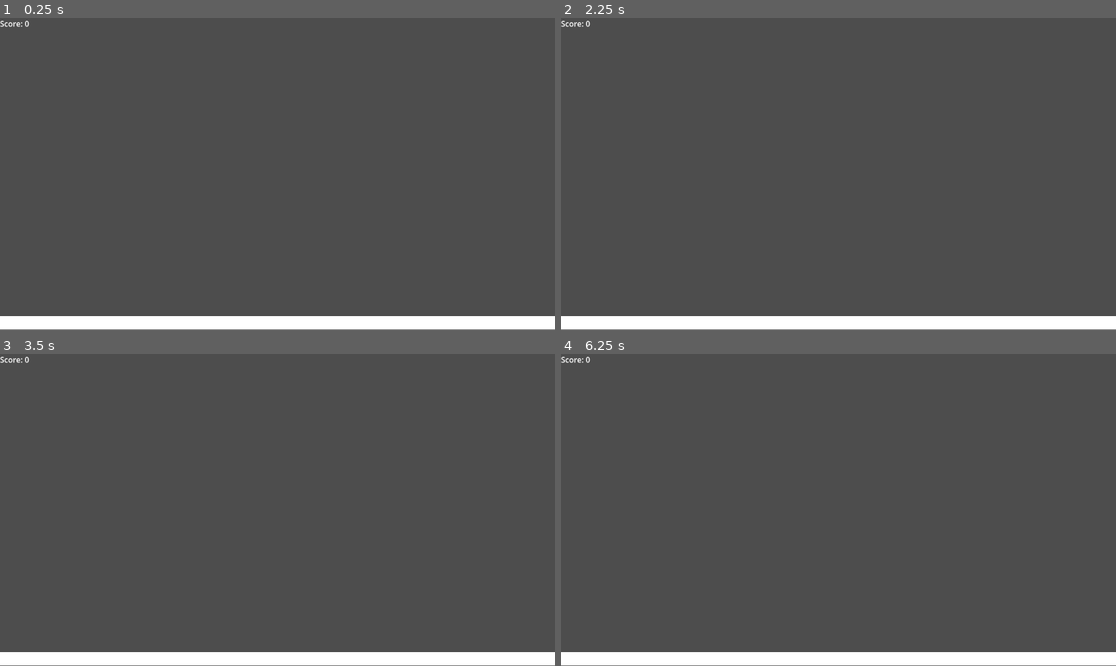
Above: before the commit, frames 1-4 (two rows, left to right).
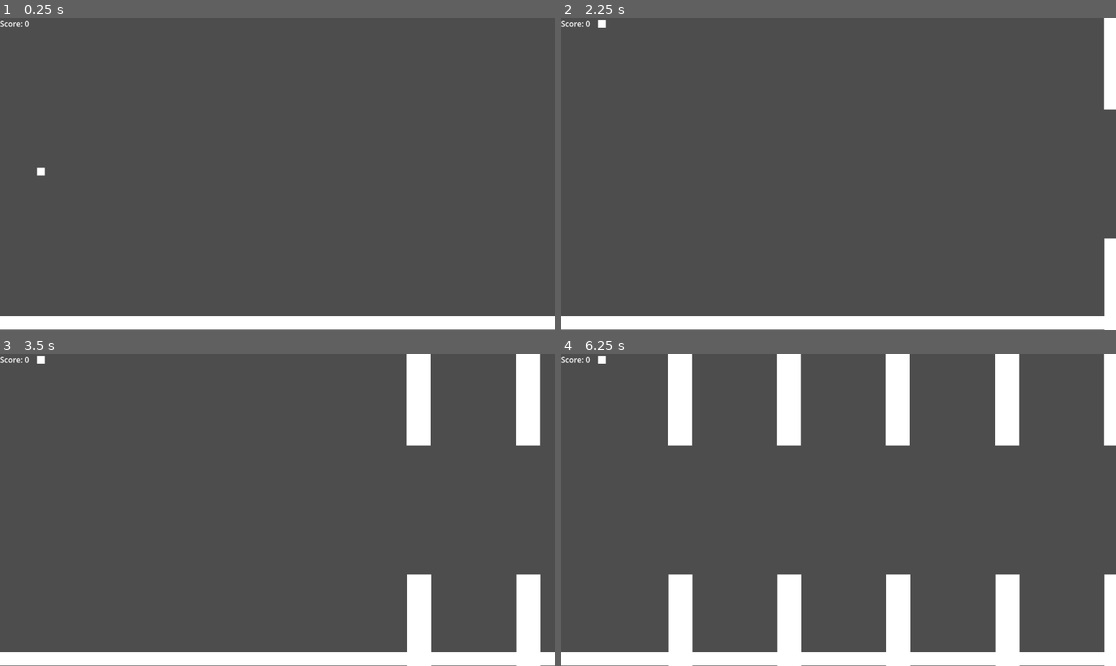
Above: after the commit, the same moments.

Repository: neonrainsoftware/tengameschallenge
Game: Godot game, scene res://scenes/game.tscn
Two runs of this game, one before a commit and one after it. Both use one fixed random seed, a clock stepped at 60 frames per second and the inputs below.
Inputs:
- Up to frame 1 (0.25 s): no input
- Up to frame 2 (2.25 s): tap Enter (ui_accept) at 0.5, 0.6, 0.77, 1.07, 1.35, 1.52, 1.82, 2, 2.1 s
- Up to frame 3 (3.5 s): tap Enter (ui_accept) at 2.85, 3.02, 3.32 s
- Up to frame 4 (6.25 s): tap Enter (ui_accept) at 3.6, 3.77, 4.07, 4.35, 4.52, 4.82, 5.1, 5.85, 6.02 s

The runs differ from the first frame. In frame 1, less than 0.1% of the frame differs, in the area x 6-9%, y 47-51%; in frame 2, 1.2%; in frame 3, 4.8%; in frame 4, 11%, in the area x 6-100%, y 0-100%.
Error before the commit: Attempt to call function 'play' in base 'null instance' on a null instance. (res://scripts/movingobstacles.gd:5)

Commit message:
added ceiling, modified variables, cleaned up garbage, made proper obstacles

Diff:
--- /dev/null
+++ b/flappybird/scenes/ceiling.tscn
@@ -0,0 +1,12 @@
+[gd_scene load_steps=2 format=3 uid="uid://1jnp1hqpyrgd"]
+
+[sub_resource type="RectangleShape2D" id="RectangleShape2D_r4kvl"]
+size = Vector2(1166, 20)
+
+[node name="Ceiling" type="Node2D"]
+
+[node name="AnimatableBody2D" type="AnimatableBody2D" parent="."]
+
+[node name="CollisionShape2D" type="CollisionShape2D" parent="AnimatableBody2D"]
+position = Vector2(573, 0)
+shape = SubResource("RectangleShape2D_r4kvl")
--- a/flappybird/scenes/game.tscn
+++ b/flappybird/scenes/game.tscn
@@ -1,15 +1,8 @@
-[gd_scene load_steps=7 format=3 uid="uid://btwubcc52qvw4"]
+[gd_scene load_steps=4 format=3 uid="uid://btwubcc52qvw4"]
 
 [ext_resource type="Script" uid="uid://cdbxjcriob0sg" path="res://scripts/global.gd" id="1_lbhrr"]
 [ext_resource type="PackedScene" uid="uid://dmn6voct0r2e2" path="res://scenes/floor.tscn" id="1_uwrxv"]
-[ext_resource type="PackedScene" uid="uid://y1kh3bsy8erc" path="res://scenes/player.tscn" id="2_yqjtg"]
-[ext_resource type="Script" uid="uid://dq5bwamctml40" path="res://scripts/movingobstacles.gd" id="4_lbhrr"]
-
-[sub_resource type="RectangleShape2D" id="RectangleShape2D_iywne"]
-size = Vector2(40, 214)
-
-[sub_resource type="RectangleShape2D" id="RectangleShape2D_p57ef"]
-size = Vector2(39, 187)
+[ext_resource type="PackedScene" uid="uid://1jnp1hqpyrgd" path="res://scenes/ceiling.tscn" id="3_lnu2h"]
 
 [node name="Game" type="Node2D"]
 script = ExtResource("1_lbhrr")
@@ -17,38 +10,5 @@
 [node name="Floor" parent="." instance=ExtResource("1_uwrxv")]
 position = Vector2(0, 619)
 
-[node name="Player" parent="." instance=ExtResource("2_yqjtg")]
-position = Vector2(85, 302)
-
-[node name="Platform1" type="AnimatableBody2D" parent="."]
-script = ExtResource("4_lbhrr")
-
-[node name="ColorRect" type="ColorRect" parent="Platform1"]
-offset_left = 1318.0
-offset_right = 1358.0
-offset_bottom = 214.0
-
-[node name="ColorRect2" type="ColorRect" parent="Platform1"]
-offset_left = 1318.0
-offset_top = 404.0
-offset_right = 1358.0
-offset_bottom = 618.0
-
-[node name="CollisionShape2D" type="CollisionShape2D" parent="Platform1"]
-position = Vector2(1338, 107)
-shape = SubResource("RectangleShape2D_iywne")
-debug_color = Color(0.989945, 0, 0.284376, 0.42)
-
-[node name="CollisionShape2D2" type="CollisionShape2D" parent="Platform1"]
-position = Vector2(1338, 511)
-shape = SubResource("RectangleShape2D_iywne")
-debug_color = Color(0.989945, 0, 0.284376, 0.42)
-
-[node name="Area2D" type="Area2D" parent="Platform1"]
-
-[node name="CollisionShape2D" type="CollisionShape2D" parent="Platform1/Area2D"]
-position = Vector2(1338, 309)
-shape = SubResource("RectangleShape2D_p57ef")
-debug_color = Color(0.0207882, 0.650248, 0.070452, 0.42)
-
-[node name="AnimationPlayer" type="AnimationPlayer" parent="Platform1"]
+[node name="Ceiling" parent="." instance=ExtResource("3_lnu2h")]
+position = Vector2(4, -8)
--- a/flappybird/scenes/movingobstaclev2.tscn
+++ b/flappybird/scenes/platforms/movingobstaclev2.tscn
@@ -48,17 +48,15 @@
 &"movement": SubResource("Animation_oibyq")
 }
 
-[sub_resource type="CanvasItemMaterial" id="CanvasItemMaterial_semii"]
-
 [node name="Movingobstacle" type="Node2D"]
-position = Vector2(1420, 0)
+position = Vector2(-183, 0)
 
 [node name="Platform" type="AnimatableBody2D" parent="."]
-script = ExtResource("1_semii")
+script = ExtResource("1_1uawt")
 
 [node name="ScoreZone" type="Area2D" parent="Platform"]
 position = Vector2(0, 190)
-script = ExtResource("1_sl0v1")
+script = ExtResource("2_nkt8k")
 
 [node name="ScoreCollision" type="CollisionShape2D" parent="Platform/ScoreZone"]
 position = Vector2(25, 134)
@@ -83,66 +81,17 @@
 scale = Vector2(1.00091, 1.00094)
 shape = SubResource("RectangleShape2D_oibyq")
 
+[node name="TopRect2" type="ColorRect" parent="Platform"]
+offset_left = -1.0
+offset_right = 49.0
+offset_bottom = 190.0
+metadata/_edit_use_anchors_ = true
+
 [node name="BottomRect" type="ColorRect" parent="Platform"]
 offset_top = 458.0
 offset_right = 50.0
 offset_bottom = 648.0
 metadata/_edit_use_anchors_ = true
 
-[node name="Platform2" type="AnimatableBody2D" parent="."]
-script = ExtResource("1_semii")
-
-[node name="ScoreZone" type="Area2D" parent="Platform2"]
-position = Vector2(0, 190)
-script = ExtResource("1_sl0v1")
-
-[node name="ScoreCollision" type="CollisionShape2D" parent="Platform2/ScoreZone"]
-position = Vector2(25, 134)
-scale = Vector2(0.960005, 0.960005)
-shape = SubResource("RectangleShape2D_k8yae")
-debug_color = Color(0.757758, 0.409833, 0.524446, 0.42)
-
-[node name="TopCollision" type="CollisionShape2D" parent="Platform2"]
-position = Vector2(25.0091, -1.08346)
-scale = Vector2(1.00091, 1.00094)
-shape = SubResource("RectangleShape2D_oibyq")
-
-[node name="TopRect" type="ColorRect" parent="Platform2"]
-offset_left = -1.0
-offset_right = 49.0
-offset_bottom = 190.0
-scale = Vector2(1.08595, 1.63646)
-metadata/_edit_use_anchors_ = true
-
-[node name="Animation" type="AnimationPlayer" parent="Platform2"]
-root_node = NodePath("../ScoreZone/ScoreCollision")
-libraries = {
-&"": SubResource("AnimationLibrary_gdp5e")
-}
-
-[node name="BottomCollision" type="CollisionShape2D" parent="Platform2"]
-position = Vector2(25, 648)
-rotation = -0.00214941
-scale = Vector2(1.00091, 1.00094)
-shape = SubResource("RectangleShape2D_oibyq")
-
-[node name="BottomRect" type="ColorRect" parent="Platform2"]
-offset_top = 458.0
-offset_right = 50.0
-offset_bottom = 648.0
-pivot_offset = Vector2(18, 87)
-metadata/_edit_use_anchors_ = true
-
-[node name="Sprite2D" type="Sprite2D" parent="Platform2"]
-material = SubResource("CanvasItemMaterial_semii")
-
-[node name="TopRect2" type="ColorRect" parent="Platform2"]
-offset_left = -139.0
-offset_right = -89.0
-offset_bottom = 190.0
-metadata/_edit_use_anchors_ = true
-
 [connection signal="body_entered" from="Platform/ScoreZone" to="Platform" method="_on_score_zone_body_entered"]
 [connection signal="animation_finished" from="Platform/Animation" to="Platform" method="_on_animation_animation_finished"]
-[connection signal="body_entered" from="Platform2/ScoreZone" to="Platform2" method="_on_score_zone_body_entered"]
-[connection signal="animation_finished" from="Platform2/Animation" to="Platform2" method="_on_animation_animation_finished"]
--- a/flappybird/scripts/global.gd
+++ b/flappybird/scripts/global.gd
@@ -1,36 +1,48 @@
 extends Node
 
-# var packedObj = preload("res://scenes/movingobstacle.tscn")
+var packedObs = preload("res://scenes/platforms/movingobstaclev2.tscn")
 var score : int = 0
 var ui_manager
-var	player_manager = preload("res://scenes/player.tscn")
+var is_lost : bool = false
+var time_elapsed : float = 0.0
 
-@export var packedObj : PackedScene
-@export var obstacle_count : int = 5
+@export var obstacle_count : int = 0
 
 func _ready() -> void:
 	# global signals
 	Globalvars.connect("on_scoring", add_score)
 	Globalvars.connect("on_lose", game_over)
+	Globalvars.connect("on_destroy", decrement_count)
 
 	# loading UI
 	ui_manager = load("res://scripts/ui/gameui.gd").new()
 	add_child(ui_manager)
 
 	# adding player
-	add_child(player_manager)
+	var	player_manager : Resource = load("res://scenes/player.tscn")
+	var player = player_manager.instantiate()
+	add_child(player)
+
+func _process(delta: float) -> void:
+	time_elapsed += delta
+	if not is_lost and obstacle_count <= 5:
+		if time_elapsed >= 1.0:
+			spawn_obstacle()
+			obstacle_count += 1
+			time_elapsed = 0.0
 
 func spawn_obstacle() -> void:
-	var obs : Node = packedObj.instantiate()
+	var obs : Node = packedObs.instantiate()
 	add_child(obs)
-		# var random_scale : float = randf_range(0.5, 2.0)
-		# obs.scale
-		# var random_pos = Vector2(randf_range()
-
+	obs.position = Vector2(1400.0, 0.0)
 
 func add_score() -> void:
 	score += 1
 	ui_manager.ui_elements["score"].text = str("Score: ", score)
 
 func game_over() -> void:
+	is_lost = true
 	pass
+
+func decrement_count():
+	obstacle_count -= 1
--- a/flappybird/scripts/globalvars.gd
+++ b/flappybird/scripts/globalvars.gd
@@ -2,3 +2,4 @@
 
 signal on_scoring
 signal on_lose
+signal on_destroy
--- a/flappybird/scripts/movingobstacles.gd
+++ b/flappybird/scripts/movingobstacles.gd
@@ -1,14 +1,19 @@
 extends AnimatableBody2D
 class_name MovingObs
+
+var is_scored : bool = false
+var time_elapsed : float = 0.0
 
 func _ready() -> void:
 	$Animation.play("movement")
 
-func _on_animation_animation_finished(_anim_name:StringName) -> void:
-	queue_free()
+func _process(delta: float) -> void:
+	time_elapsed += delta
+	if time_elapsed >= 7.0:
+		queue_free()
+		Globalvars.emit_signal("on_destroy")
 
 func _on_score_zone_body_entered(body:Node2D) -> void:
-	if body.get_class() == "CharacterBody2D":
-		queue_free()
-		print("you scored a point")
+	if body.get_class() == "CharacterBody2D" and not is_scored:
+		is_scored = true
 		Globalvars.emit_signal("on_scoring")
--- a/flappybird/scripts/player.gd
+++ b/flappybird/scripts/player.gd
@@ -1,7 +1,7 @@
 extends CharacterBody2D
 class_name Player
 
-var jump_velocity : float = 650.0
+var jump_velocity : float = 300.0
 const GRAVITY : float = 500.0
 var temp_gravity : float = 0.0
 var is_lose: bool = false
@@ -19,6 +19,8 @@
 			if position.y >= -300.0:
 				velocity.y -= jump_velocity
 				temp_gravity = 0.0
+			else:
+				velocity.y = 0.0
 		var collider = move_and_collide(velocity * delta)
 		if collider:
 			var collision = collider.get_collider()
--- a/flappybird/scripts/score_zone.gd
+++ b/flappybird/scripts/score_zone.gd
@@ -1,8 +1,8 @@
 extends Area2D
 class_name ScoreZone
 
-func _on_body_entered(body:Node2D) -> void:
-	if body.get_class() == "CharacterBody2D":
-		queue_free()
-		print("you scored a point")
-		Globalvars.emit_signal("on_scoring")
+# func _on_body_entered(body:Node2D) -> void:
+# 	if body.get_class() == "CharacterBody2D":
+# 		queue_free()
+# 		print("you scored a point")
+# 		Globalvars.emit_signal("on_scoring")
Not shown: 2 places in flappybird/scenes/platforms/movingobstacle.tscn that only renumber resources
Not shown: 1 places in flappybird/scenes/platforms/movingobstaclev2.tscn that only renumber resources
